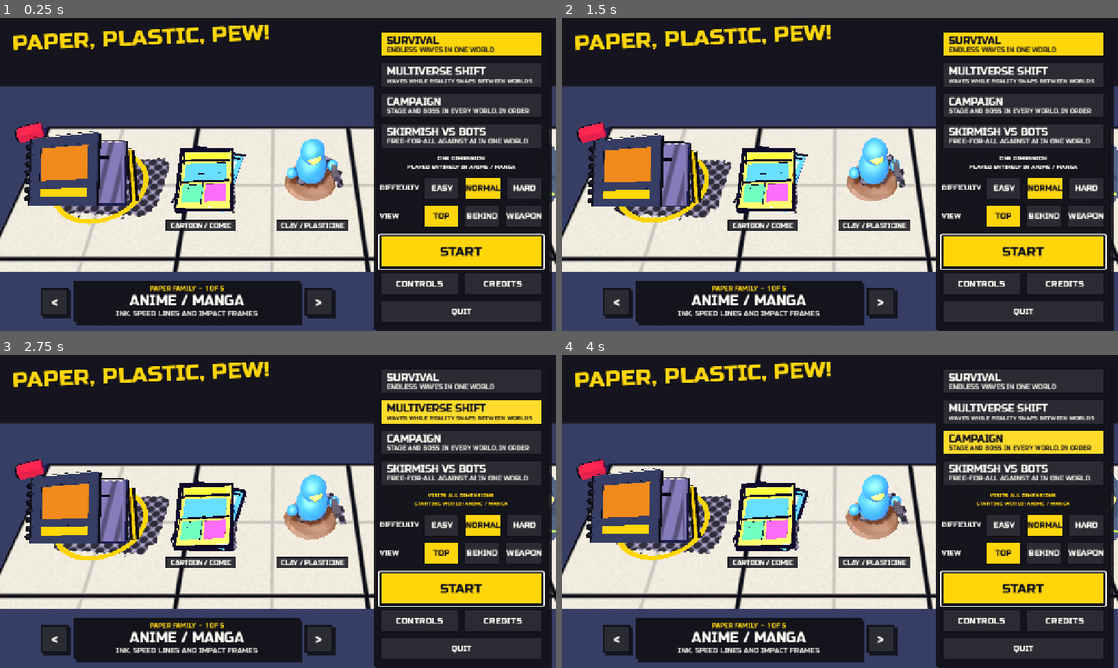
Above: before the commit, frames 1-4 (two rows, left to right).
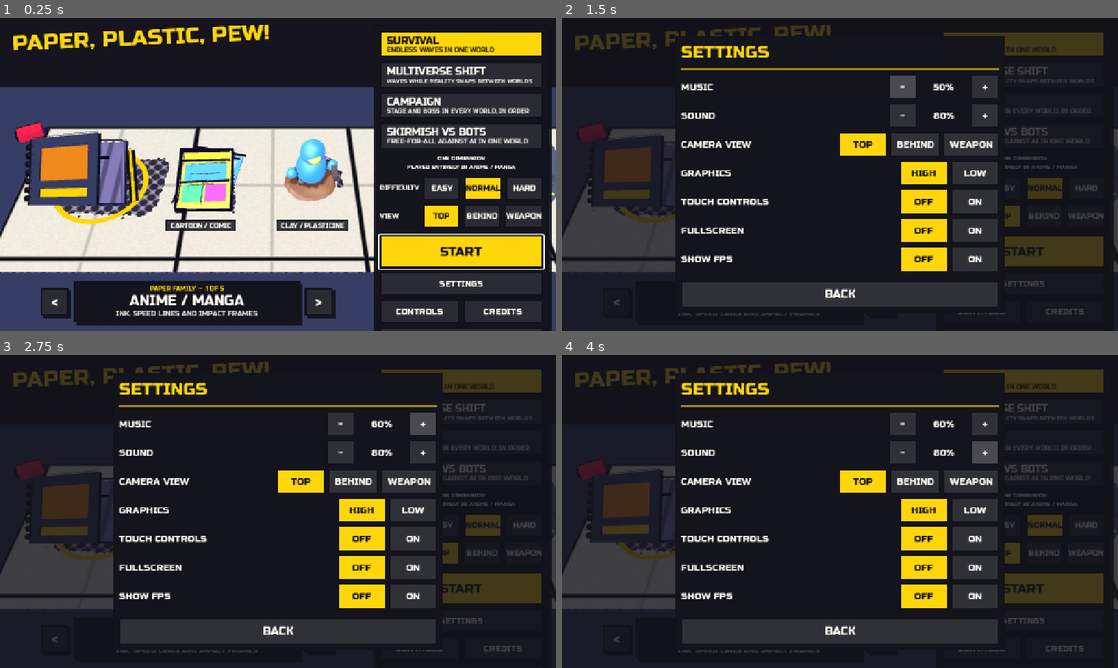
Above: after the commit, the same moments.

Repository: albertolicea00/paper-plastic-pew
Game: Godot game, scene res://core/main.tscn
Same seed, same stepped clock (60 frames per second), same inputs: the game is played once before the commit and once after it.
Inputs (mouse positions are in pixels of both pictures, inside the frame that each line leads up to):
- Up to frame 1 (0.25 s): no input
- Up to frame 2 (1.5 s): click (1023, 284) at 0.5 s, where only the run after the commit has a clickable "SETTINGS"; click (901, 86) at 1.25 s, where only the run after the commit has a clickable "-"
- Up to frame 3 (2.75 s): click (422, 423) at 2 s, where only the run after the commit has a clickable "+"
- Up to frame 4 (4 s): click (901, 452) at 2.75 s, where only the run after the commit has a clickable "-"; click (984, 452) at 3.5 s, where only the run after the commit has a clickable "+"

The runs differ from the first frame. In frame 1, 2.3% of the frame differs, in the area x 0-100%, y 33-100%; in frame 2, 61%; in frame 3, 62%; in frame 4, 63%, in the area x 0-100%, y 2-100%.

Commit message:
feat(ui): add a Settings screen (music, sound, view, graphics, touch, fullscreen, FPS)

Diff:
--- a/game/core/main.gd
+++ b/game/core/main.gd
@@ -19,8 +19,9 @@
 var game: GameMatch
 var options: Dictionary = {}
 var best: Dictionary = {}
-# Player options, kept between runs. view: top | shoulder | weapon
-var settings: Dictionary = {"view": "top"}
+# Player options, kept between runs and applied by _apply_settings().
+# view: top | shoulder | weapon; quality: low | high; volumes 0..1.
+var settings: Dictionary = {"view": "top", "music": 0.6, "sfx": 0.8, "touch": false, "fullscreen": false, "fps": false, "quality": "high"}
 
 func _ready() -> void:
 	for argument in OS.get_cmdline_user_args():
@@ -40,6 +41,7 @@
 			best[mode] = save.get_value("best", mode, 0)
 		for key in settings.keys():
 			settings[key] = save.get_value("settings", key, settings[key])
+	_apply_settings()
 	if options.has("smoke"):
 		add_child(Smoke.new())
 	elif options.has("mode"):
@@ -72,7 +74,7 @@
 func start(config: Dictionary) -> void:
 	_clear()
 	var full = config.duplicate()
-	if options.has("touch") or OS.has_feature("mobile"):
+	if options.has("touch") or OS.has_feature("mobile") or settings.get("touch", false):
 		full["touch"] = true
 	if options.has("view"):
 		full["view"] = options.view
@@ -88,8 +90,23 @@
 
 func set_setting(key: String, value) -> void:
 	settings[key] = value
+	_apply_settings()
 	if not options.has("smoke"):
 		_save()
+
+# Push the stored settings into the systems that use them.
+func _apply_settings() -> void:
+	if not options.has("mute"):
+		sfx.music_volume = float(settings.get("music", 0.6))
+		sfx.effects_volume = float(settings.get("sfx", 0.8))
+	if not OS.has_feature("mobile") and not options.has("capture"):
+		var mode = DisplayServer.WINDOW_MODE_FULLSCREEN if settings.get("fullscreen", false) else DisplayServer.WINDOW_MODE_WINDOWED
+		if DisplayServer.window_get_mode() != mode:
+			DisplayServer.window_set_mode(mode)
+	var viewport = get_viewport()
+	var low = settings.get("quality", "high") == "low"
+	viewport.msaa_3d = Viewport.MSAA_DISABLED if low else Viewport.MSAA_2X
+	viewport.scaling_3d_scale = 0.75 if low else 1.0
 
 func _save() -> void:
 	var save = ConfigFile.new()
--- a/game/ui/hud.gd
+++ b/game/ui/hud.gd
@@ -36,6 +36,7 @@
 	sheet.add_child(sheet_body)
 	resume = _button("Resume", func(): game.set_paused(false))
 	view_button = _button("", _cycle_view)
+	_button("Settings", _open_settings)
 	_button("Controls", func(): _info("controls"))
 	_button("Credits", func(): _info("credits"))
 	_button("Restart", func(): game.main.start(game.config))
@@ -45,6 +46,11 @@
 	var screen = InfoScreen.new()
 	add_child(screen)
 	screen.open(game.dimensions.active, which, Callable())
+
+func _open_settings() -> void:
+	var screen = SettingsScreen.new()
+	add_child(screen)
+	screen.open(game.main, game.dimensions.active, Callable())
 
 func _button(text: String, action: Callable) -> Button:
 	var button = Button.new()
@@ -203,6 +209,9 @@
 	var fg = pack.color("ui_fg")
 	var accent = pack.color("ui_accent")
 	var director = game.director
+	# Optional FPS counter, bottom left (Settings → Show FPS).
+	if game.main.settings.get("fps", false):
+		_text(Vector2(left, size.y - inset[3] - 16.0), "%d FPS" % Engine.get_frames_per_second(), 16, Color(fg, 0.8), HORIZONTAL_ALIGNMENT_LEFT, 5)
 	# Health and weapon, top left.
 	_bar(Rect2(left, top, 300, 34), player.health / player.max_health, pack.color("ui_danger") if player.health < 35 else pack.color("pickup_health"))
 	_text(Vector2(left + 14, top + 25), "%d" % ceilf(player.health), 20, fg, HORIZONTAL_ALIGNMENT_LEFT, 6)
--- a/game/ui/menu.gd
+++ b/game/ui/menu.gd
@@ -85,6 +85,8 @@
 		screen.open(_pack(), options.get("menu-info", "controls"), func(): go.grab_focus())
 		if options.has("menu-device"):
 			screen.call_deferred("_switch", options.get("menu-device", "keyboard"))
+	if options.has("menu-settings"):
+		_open_settings()
 
 func _build_card() -> void:
 	prev = _button("<", func(): _step(-1))
@@ -176,13 +178,16 @@
 	go = _button("", _start)
 	go.custom_minimum_size = Vector2(0, 76)
 	column.add_child(go)
+	var settings = _button("Settings", _open_settings)
+	settings.custom_minimum_size = Vector2(0, 56)
+	column.add_child(settings)
 	var info = _row(column)
 	var controls = _button("Controls", func(): _info("controls"))
 	var credits = _button("Credits", func(): _info("credits"))
 	for button in [controls, credits]:
 		button.size_flags_horizontal = Control.SIZE_EXPAND_FILL
 		info.add_child(button)
-	info_buttons = [controls, credits]
+	info_buttons = [controls, credits, settings]
 	quit = _button("Quit", func(): get_tree().quit())
 	quit.visible = not (OS.has_feature("mobile") or OS.has_feature("web"))
 	column.add_child(quit)
@@ -192,6 +197,11 @@
 	var screen = InfoScreen.new()
 	add_child(screen)
 	screen.open(_pack(), which, func(): go.grab_focus())
+
+func _open_settings() -> void:
+	var screen = SettingsScreen.new()
+	add_child(screen)
+	screen.open(main, _pack(), func(): go.grab_focus())
 
 func _row(parent: Control) -> HBoxContainer:
 	var row = HBoxContainer.new()
--- /dev/null
+++ b/game/ui/settings_screen.gd
@@ -0,0 +1,168 @@
+class_name SettingsScreen
+extends Control
+## Classic settings overlay: music/sound volume, camera view, graphics, touch,
+## fullscreen, FPS. Themed by the active dimension. Changes apply live and save
+## through main.set_setting(). Opened from the menu and the pause sheet.
+
+var main: Node
+var pack: DimensionPack
+var on_close: Callable
+var rows: VBoxContainer
+
+func open(owner_main: Node, active_pack: DimensionPack, closer: Callable) -> void:
+	main = owner_main
+	pack = active_pack
+	on_close = closer
+	set_anchors_and_offsets_preset(Control.PRESET_FULL_RECT)
+	var dim = ColorRect.new()
+	dim.color = Color(pack.color("ink"), 0.8)
+	dim.set_anchors_and_offsets_preset(Control.PRESET_FULL_RECT)
+	add_child(dim)
+	var frame = PanelContainer.new()
+	frame.add_theme_stylebox_override("panel", _box(pack.color("ui_bg"), 3))
+	frame.anchor_left = 0.5
+	frame.anchor_top = 0.5
+	frame.anchor_right = 0.5
+	frame.anchor_bottom = 0.5
+	frame.grow_horizontal = Control.GROW_DIRECTION_BOTH
+	frame.grow_vertical = Control.GROW_DIRECTION_BOTH
+	add_child(frame)
+	frame.custom_minimum_size = Vector2(minf(size.x - 48.0, 760.0), minf(size.y - 40.0, 640.0))
+	var column = VBoxContainer.new()
+	column.add_theme_constant_override("separation", 12)
+	frame.add_child(column)
+	var title = Label.new()
+	title.text = _case("Settings")
+	title.add_theme_font_override("font", _font())
+	title.add_theme_font_size_override("font_size", 40)
+	title.add_theme_color_override("font_color", pack.color("ui_accent"))
+	column.add_child(title)
+	var rule = ColorRect.new()
+	rule.color = Color(pack.color("ui_accent"), 0.6)
+	rule.custom_minimum_size = Vector2(0, 3)
+	column.add_child(rule)
+	rows = VBoxContainer.new()
+	rows.add_theme_constant_override("separation", 10)
+	rows.size_flags_vertical = Control.SIZE_EXPAND_FILL
+	column.add_child(rows)
+	_stepper("Music", "music")
+	_stepper("Sound", "sfx")
+	_choice("Camera view", "view", [["top", "Top"], ["shoulder", "Behind"], ["weapon", "Weapon"]])
+	_choice("Graphics", "quality", [["high", "High"], ["low", "Low"]])
+	if not OS.has_feature("mobile"):
+		_choice("Touch controls", "touch", [[false, "Off"], [true, "On"]])
+		_choice("Fullscreen", "fullscreen", [[false, "Off"], [true, "On"]])
+	_choice("Show FPS", "fps", [[false, "Off"], [true, "On"]])
+	var back = _button(_case("Back"), _close)
+	back.custom_minimum_size = Vector2(0, 60)
+	back.add_theme_font_size_override("font_size", 26)
+	column.add_child(back)
+	back.grab_focus.call_deferred()
+
+# A label with a - value + stepper, for a 0..1 volume.
+func _stepper(label: String, key: String) -> void:
+	var row = _row(label)
+	var value = Label.new()
+	value.custom_minimum_size = Vector2(110, 0)
+	value.horizontal_alignment = HORIZONTAL_ALIGNMENT_CENTER
+	var refresh = func():
+		value.text = "%d%%" % roundi(float(main.settings.get(key, 0.6)) * 100.0)
+		_style_label(value)
+	var step = func(d):
+		main.set_setting(key, clampf(float(main.settings.get(key, 0.6)) + d, 0.0, 1.0))
+		if key == "sfx":
+			main.sfx.play("swap")
+		refresh.call()
+	var minus = _button("-", func(): step.call(-0.1))
+	var plus = _button("+", func(): step.call(0.1))
+	minus.custom_minimum_size = Vector2(64, 52)
+	plus.custom_minimum_size = Vector2(64, 52)
+	row.add_child(minus)
+	row.add_child(value)
+	row.add_child(plus)
+	refresh.call()
+
+# A label with a segmented set of choices bound to a setting key.
+func _choice(label: String, key: String, choices: Array) -> void:
+	var row = _row(label)
+	var buttons: Array[Button] = []
+	var paint = func():
+		for i in choices.size():
+			_skin(buttons[i], main.settings.get(key) == choices[i][0])
+	for choice in choices:
+		var button = _button(_case(choice[1]), func():
+			main.set_setting(key, choice[0])
+			paint.call())
+		button.custom_minimum_size = Vector2(110, 52)
+		row.add_child(button)
+		buttons.append(button)
+	paint.call()
+
+func _row(label: String) -> HBoxContainer:
+	var row = HBoxContainer.new()
+	row.add_theme_constant_override("separation", 8)
+	rows.add_child(row)
+	var name = Label.new()
+	name.text = _case(label)
+	name.size_flags_horizontal = Control.SIZE_EXPAND_FILL
+	name.vertical_alignment = VERTICAL_ALIGNMENT_CENTER
+	_style_label(name)
+	row.add_child(name)
+	return row
+
+func _style_label(label: Label) -> void:
+	label.add_theme_font_override("font", _font())
+	label.add_theme_font_size_override("font_size", 22)
+	label.add_theme_color_override("font_color", pack.color("ui_fg"))
+
+func _input(event: InputEvent) -> void:
+	if event.is_action_pressed("ui_cancel") or event.is_action_pressed("pause"):
+		_close()
+		get_viewport().set_input_as_handled()
+
+func _close() -> void:
+	if on_close.is_valid():
+		on_close.call()
+	queue_free()
+
+func _button(text: String, action: Callable) -> Button:
+	var button = Button.new()
+	button.text = text
+	button.add_theme_font_override("font", _font())
+	button.add_theme_font_size_override("font_size", 22)
+	button.pressed.connect(action)
+	_skin(button, false)
+	return button
+
+func _skin(button: Button, on: bool) -> void:
+	var fill = pack.color("ui_accent") if on else pack.color("ui_bg").lightened(0.12)
+	var tone = _contrast(fill)
+	for state in ["font_color", "font_hover_color", "font_focus_color", "font_pressed_color"]:
+		button.add_theme_color_override(state, tone)
+	button.add_theme_stylebox_override("normal", _box(fill, 2))
+	button.add_theme_stylebox_override("hover", _box(fill.lightened(0.12), 2))
+	button.add_theme_stylebox_override("pressed", _box(fill.darkened(0.15), 2))
+	var halo = _box(Color.TRANSPARENT, 0)
+	halo.draw_center = false
+	halo.border_color = pack.color("ui_fg")
+	halo.set_border_width_all(3)
+	halo.set_corner_radius_all(int(pack.hud.radius) + 2)
+	button.add_theme_stylebox_override("focus", halo)
+
+func _font() -> Font:
+	return pack.font if pack.font != null else get_theme_default_font()
+
+func _case(text: String) -> String:
+	return text.to_upper() if pack.hud.uppercase else text
+
+func _contrast(fill: Color) -> Color:
+	return pack.color("ink") if fill.get_luminance() > 0.5 else pack.color("ui_fg")
+
+func _box(fill: Color, border: int) -> StyleBoxFlat:
+	var box = StyleBoxFlat.new()
+	box.bg_color = fill
+	box.border_color = pack.color("ink")
+	box.set_border_width_all(border)
+	box.set_corner_radius_all(int(pack.hud.radius))
+	box.set_content_margin_all(14)
+	return box
Not shown, added: game/ui/settings_screen.gd.uid
